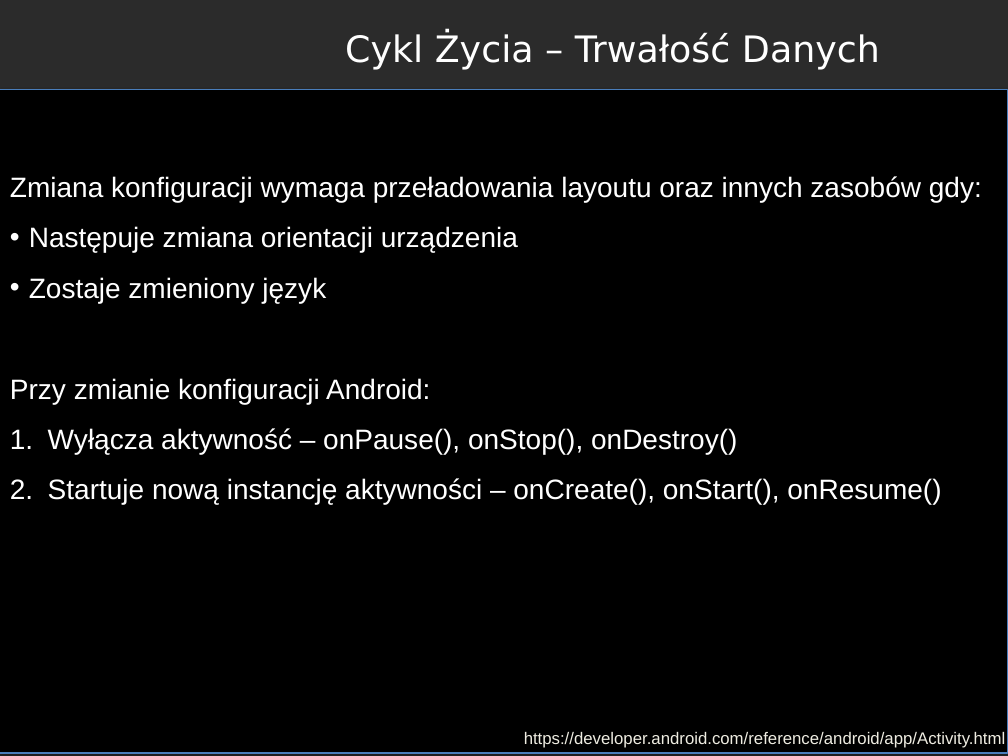
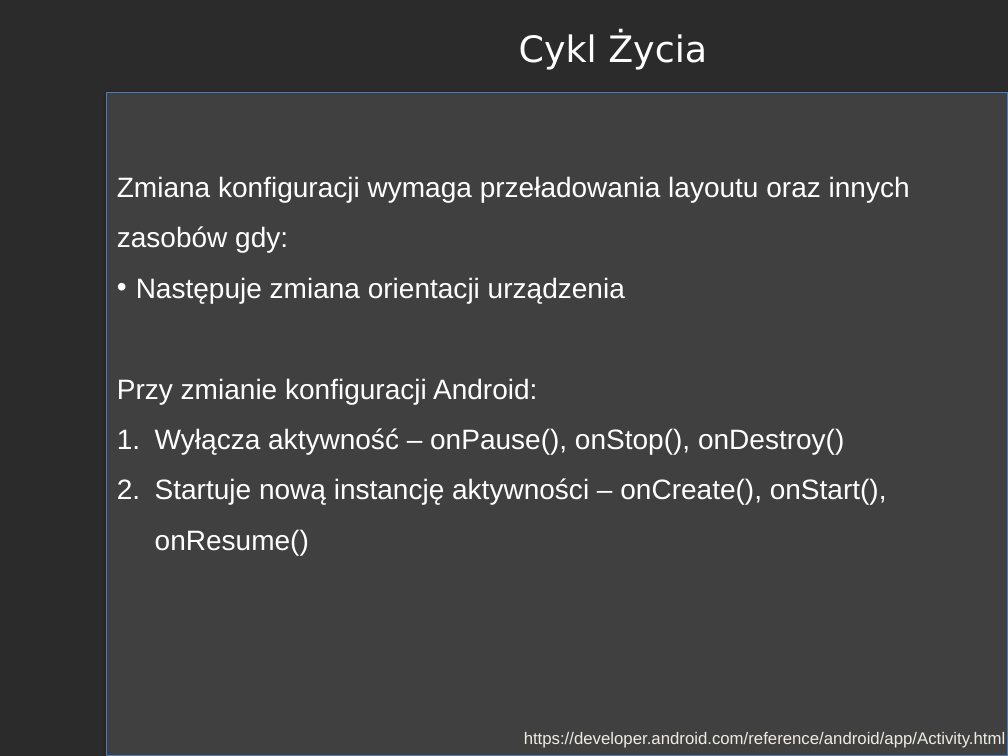
Before and after one commit to RafLew84/PUM, a slide deck: slide 16 of 2023-2024/Wyk/Wyklad1.pptx (slide 11 before the commit). Drawn at 1008x756 pixels with LibreOffice and Linux fonts; fonts in the diff are those of the drawing; background and template pictures are left out; a plain dark background stands for a picture behind light text. Boxes give left, top, right and bottom in pixels: in the first picture for what was removed or moved away, otherwise in the second. Text is boxed around its words. In the diff, an @@ line names an element or a change of style, - is before the commit and + after.

```diff
--- a/2023-2024/Wyk/Wyklad1.pptx
+++ b/2023-2024/Wyk/Wyklad1.pptx
@@ text at (519, 32, 707, 69): text changed @@
-Cykl Życia – Trwałość Danych
+Cykl Życia
@@ rectangle: place and size @@
-rectangle at (0, 90, 1008, 753)
+rectangle at (107, 93, 1008, 756)
@@ rectangle at (107, 93, 1008, 756): fill #000000 to #404040 @@
@@ text "Zmiana konfiguracji wymaga przeładowania layoutu ...": place and size @@
-text "Zmiana konfiguracji wymaga przeładowania layoutu ..." at (10, 176, 982, 505)
+text "Zmiana konfiguracji wymaga przeładowania layoutu ..." at (117, 176, 910, 555)
@@ text at (29, 277, 326, 303): paragraph removed @@
-• Zostaje zmieniony język
```
Also in this commit, not shown: 14 other slides changed, 7 slides added, 6 slides removed.
